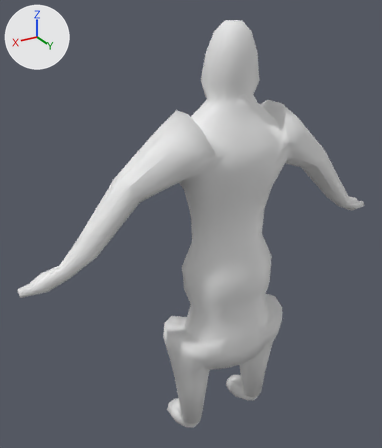
The glTF model content/characters/base_meshes/underworld_male_base_body.glb: old version first, new version second.
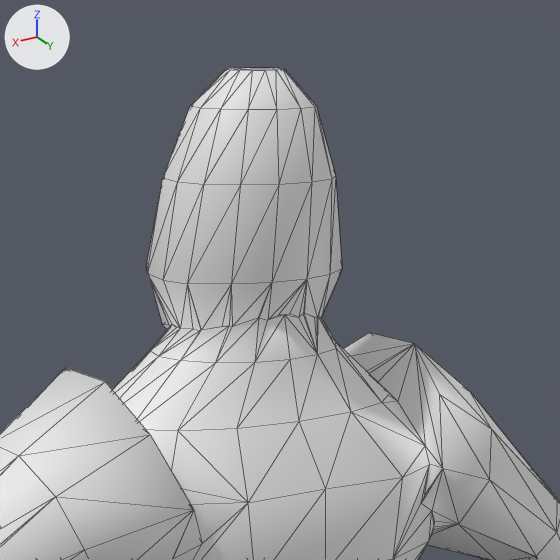
There are two pictures of each version: one whole from a 50 mm camera at (1.27, 1.878, 2.085) aimed at (0.091, -0.087, 1.103), one close up on the part from 41% to 85% of the width and 0% to 37% of the height. Lighting does not change. The marker at upper left points along +X, +Y and +Z. The first two pictures are the older version. The close-ups show mesh edges as thin lines.

Objects in the first close-up: 'MaleBaseBody'.
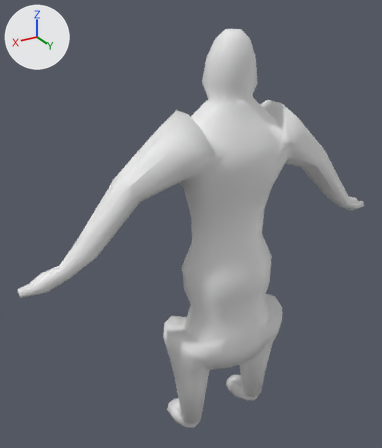
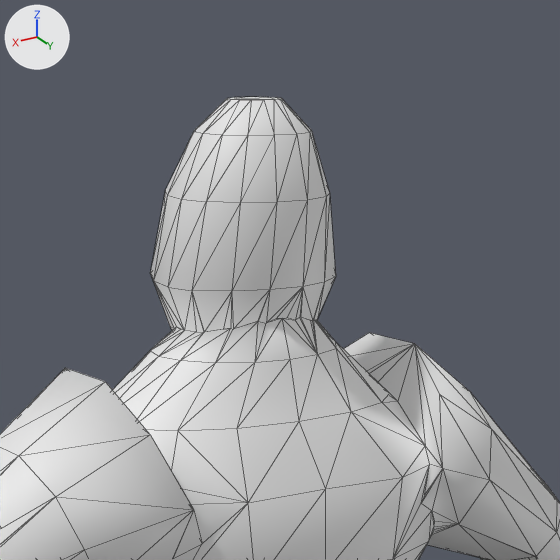
Commit message: Correct male head-to-body proportion

Where the change shows, as pixel boxes (x1, y1, x2, y2) in the close-ups (560 x 560 px; the box of a moved part takes in the faces that stretch with it):
'MaleBaseBody', reshaped
    before: (0, 68, 560, 560)
    after: (0, 97, 560, 560)
part 1 of me_malecontrolledtopology, moved or reshaped
    before: (146, 68, 342, 330)
    after: (151, 97, 336, 332)

The change, as a diff of the scene's bpy script:
```diff
--- a/content/characters/base_meshes/underworld_male_base_body.glb.py
+++ b/content/characters/base_meshes/underworld_male_base_body.glb.py
@@ me_malecontrolledtopology @@
 # used by ob_malebasebody; location = (0.0, 0.0, 0.0)
-me_malecontrolledtopology.from_pydata(...)  # 725 vertices, 1446 faces; spans x -0.93..0.93, y -0.22..0.26, z 0.01..2.0
+me_malecontrolledtopology.from_pydata(...)  # 725 vertices, 1446 faces; spans x -0.93..0.93, y -0.22..0.26, z 0.01..1.97
+# me_malecontrolledtopology part 1: 67 of the vertices in x -0.12..0.12, y -0.09..0.17, z 1.7..2.0 are multiplied about their middle by the matrix ((0.937, -0.001, -0.001), (-0.001, 0.948, -0.015), (0.0, 0.0, 0.9)), then moved by (0.0, 0.0, -0.02)
 me_malecontrolledtopology.materials.append(mat_underworld_base_skin)
```
